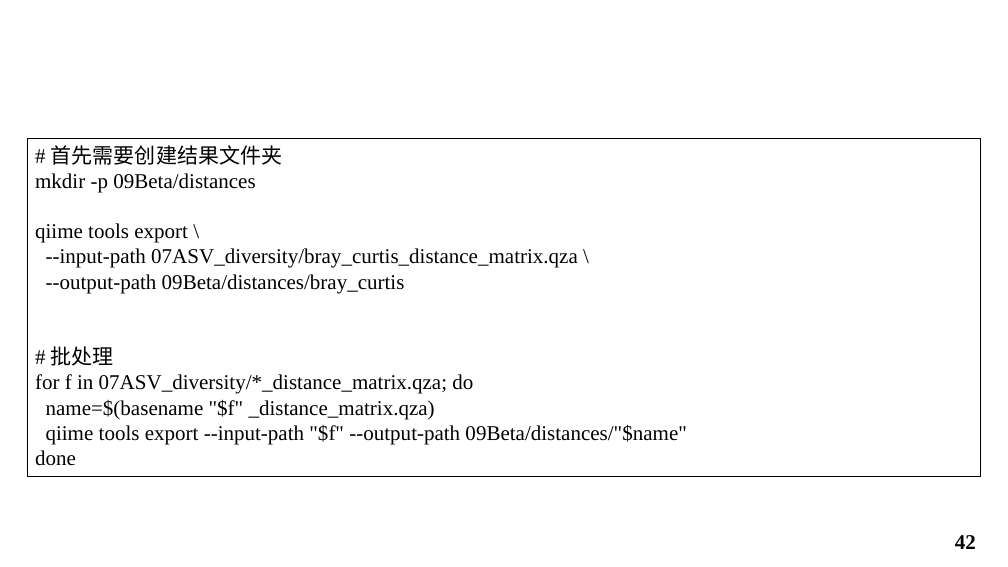
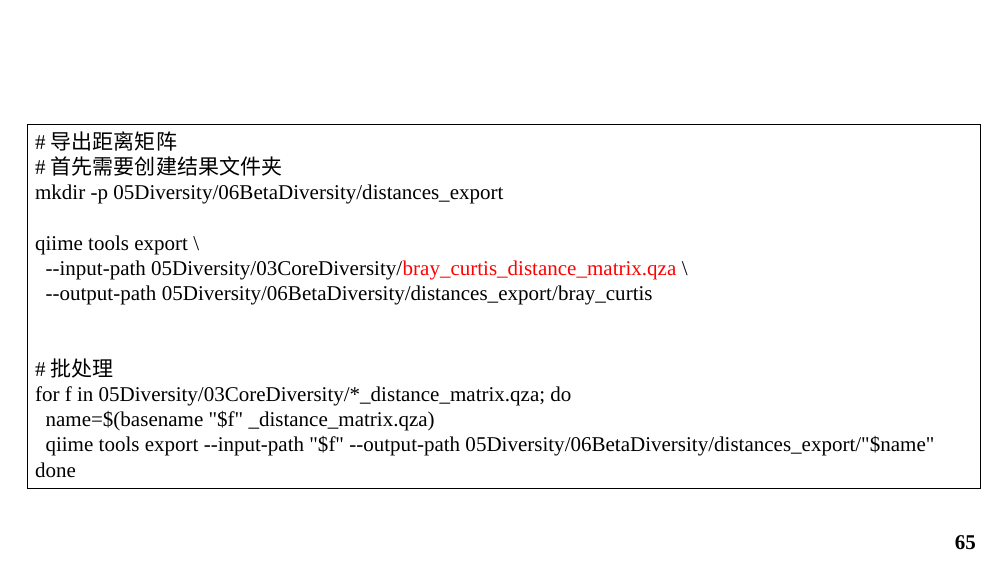
Before and after one commit to shueho/BioDataTools, a slide deck: slide 65 of Toy/16S.pptx (slide 42 before the commit). Drawn at 1008x567 pixels with LibreOffice and Linux fonts; fonts in the diff are those of the drawing; background and template pictures are left out. Boxes give left, top, right and bottom in pixels: in the first picture for what was removed or moved away, otherwise in the second. Text is boxed around its words. In the diff, an @@ line names an element or a change of style, - is before the commit and + after.

```diff
--- a/Toy/16S.pptx
+++ b/Toy/16S.pptx
@@ rectangle "# 导出距离矩阵": place and size @@
-rectangle "# 导出距离矩阵" at (28,138,981,477)
+rectangle "# 导出距离矩阵" at (28,125,981,488)
@@ text in rectangle at (51,131,177,151): paragraph added @@
+# 导出距离矩阵
@@ text in rectangle at (35,184,503,204): text changed @@
-mkdir -p 09Beta/distances
+mkdir -p 05Diversity/06BetaDiversity/distances_export
@@ text in rectangle at (46,260,676,305): text changed @@
---input-path 07ASV_diversity/bray_curtis_distance_matrix.qza \
---output-path 09Beta/distances/bray_curtis
+--input-path 05Diversity/03CoreDiversity/bray_curtis_distance_matrix.qza \
+--output-path 05Diversity/06BetaDiversity/distances_export/bray_curtis
@@ text in rectangle at (35,386,571,406): text changed @@
-for f in 07ASV_diversity/*_distance_matrix.qza; do
+for f in 05Diversity/03CoreDiversity/*_distance_matrix.qza; do
@@ text in rectangle at (46,436,934,456): text changed @@
-qiime tools export --input-path "$f" --output-path 09Beta/distances/"$name"
+qiime tools export --input-path "$f" --output-path 05Diversity/06BetaDiversity/distances_export/"$name"
@@ page number at (955,535,976,550): text changed @@
-42
+65
```
Also in this commit, not shown: 50 other slides changed, 20 slides added, 13 slides removed.
